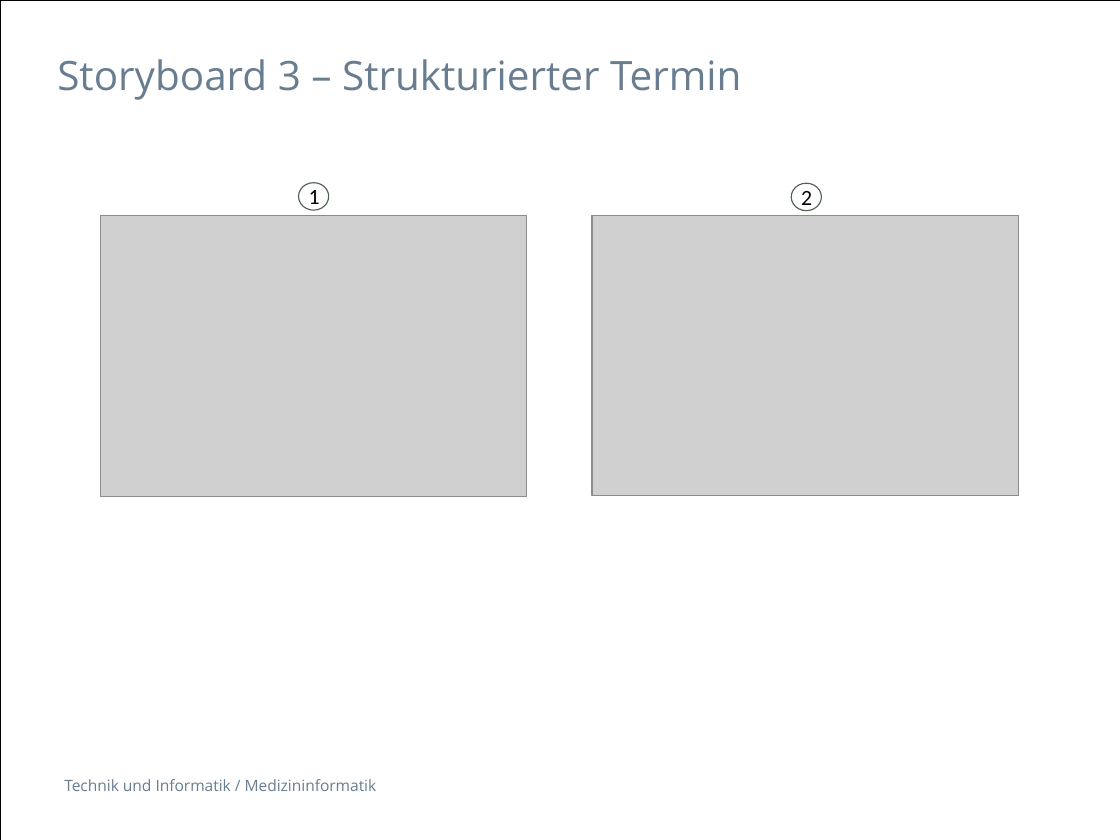
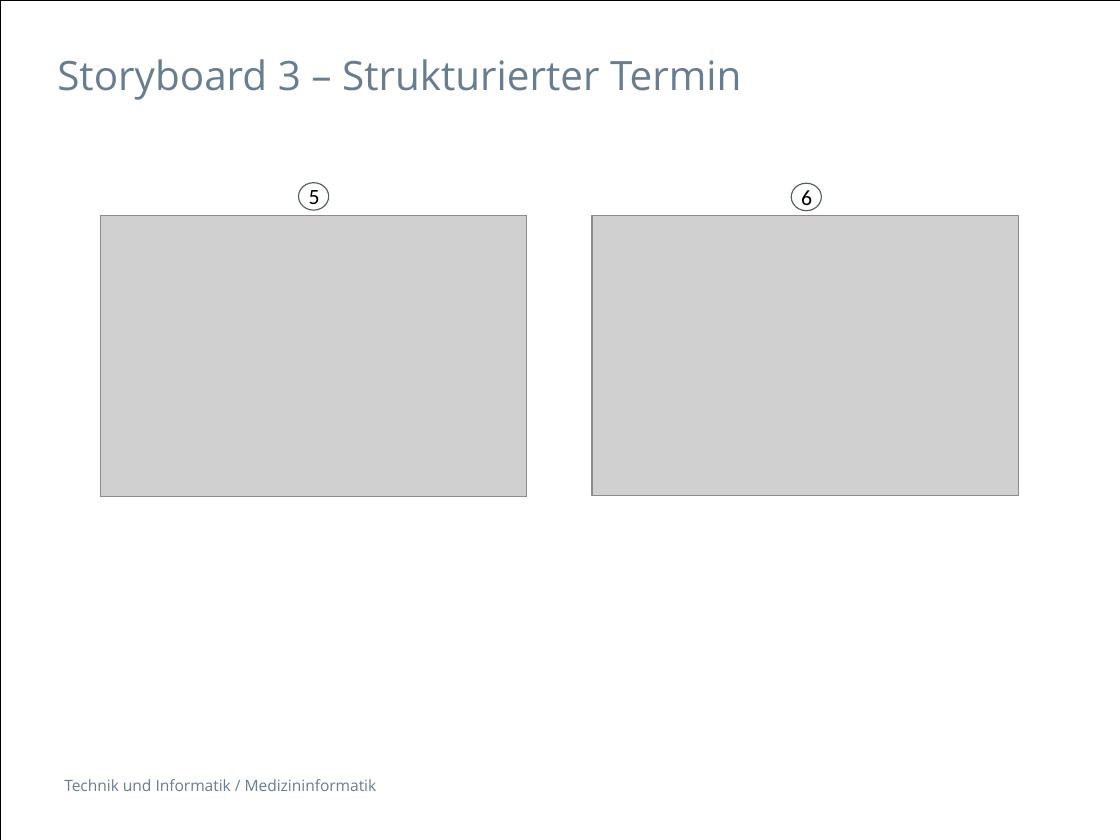
Before and after one commit to selvs1/ePsyDoc, a slide deck: slide 11 of doc/task-01/Präsentation/Task1_Doctor_Addiction.pptx. Drawn at 1120x840 pixels with LibreOffice and Linux fonts; fonts in the diff are those of the drawing; grey boxes stand for pictures. Boxes give left, top, right and bottom in pixels: in the first picture for what was removed or moved away, otherwise in the second. Text is boxed around its words. In the diff, an @@ line names an element or a change of style, - is before the commit and + after.

```diff
--- a/doc/task-01/Präsentation/Task1_Doctor_Addiction.pptx
+++ b/doc/task-01/Präsentation/Task1_Doctor_Addiction.pptx
@@ text at (x1=309, y1=190, x2=320, y2=211): text changed @@
-1
+5
@@ text at (x1=801, y1=190, x2=812, y2=211): text changed @@
-2
+6
```
Also in this commit, not shown: 3 other slides changed.
